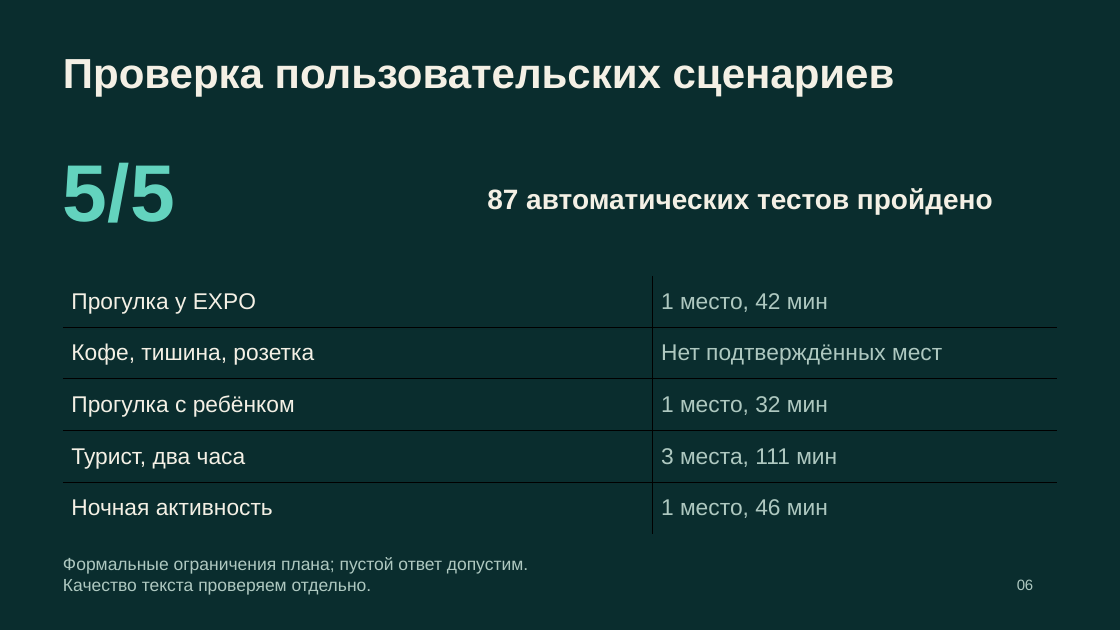
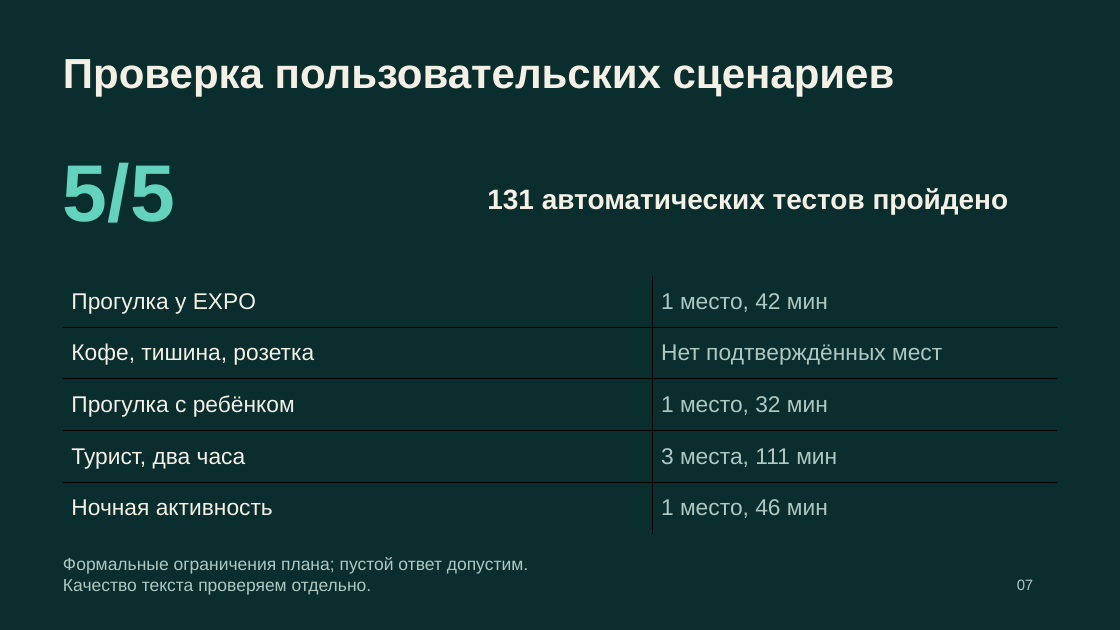
Before and after one commit to ltybcs/astana-walks-ai, a slide deck: slide 7 of output/presentations/astana-walks.pptx (slide 6 before the commit). Drawn at 1120x630 pixels with LibreOffice and Linux fonts; fonts in the diff are those of the drawing. Boxes give left, top, right and bottom in pixels: in the first picture for what was removed or moved away, otherwise in the second. Text is boxed around its words. In the diff, an @@ line names an element or a change of style, - is before the commit and + after.

```diff
--- a/output/presentations/astana-walks.pptx
+++ b/output/presentations/astana-walks.pptx
@@ text at <box>487,188,1009,214</box>: text changed @@
-87 автоматических тестов пройдено
+131 автоматических тестов пройдено
@@ text at <box>1017,579,1034,590</box>: text changed @@
-06
+07
```
Also in this commit, not shown: 5 other slides changed, 2 slides added, 1 slide removed, 17 other files.
